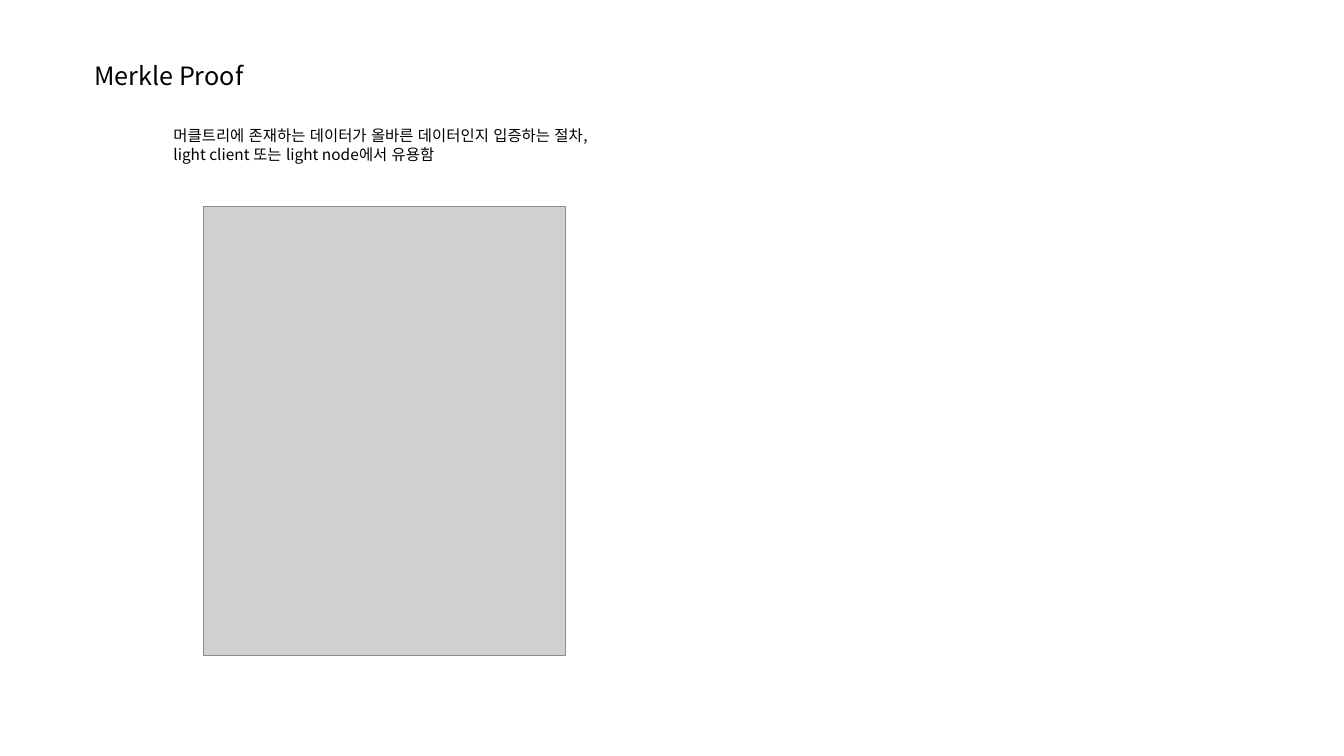
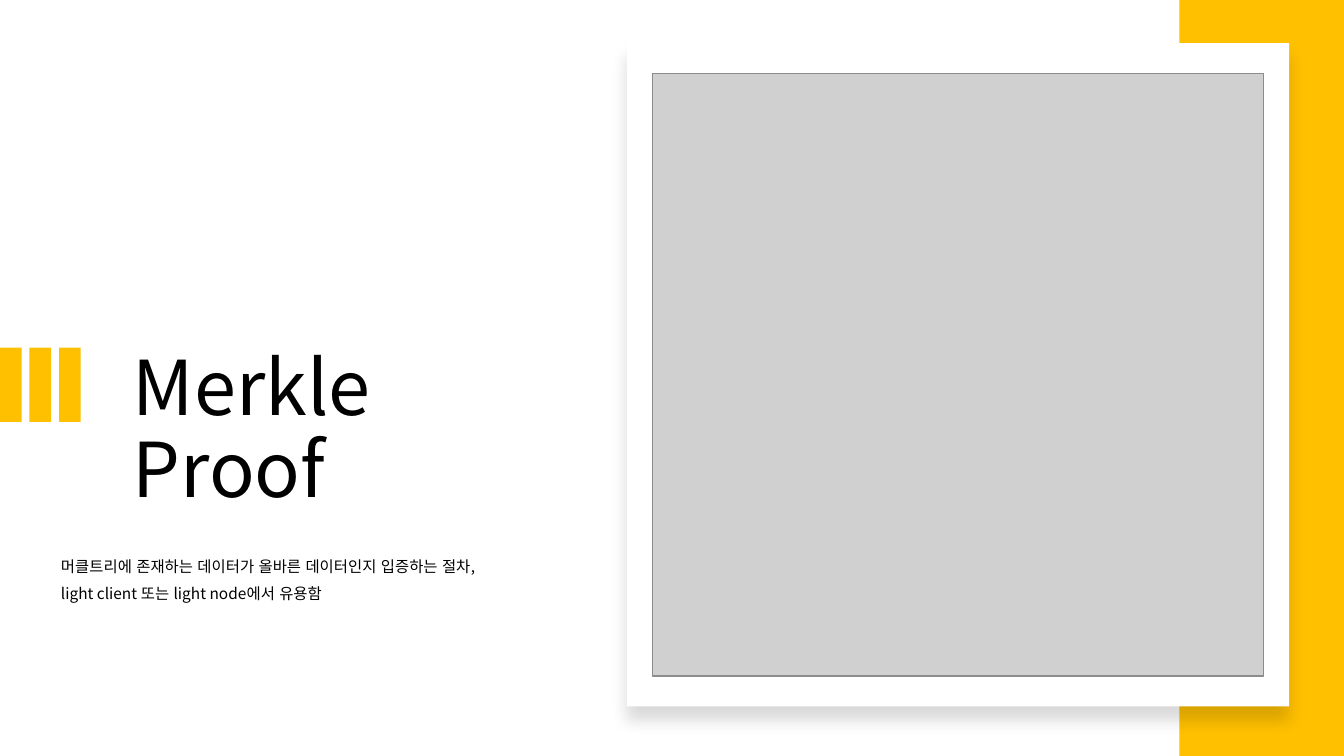
Before and after one commit to hypermusic80/eth_web3, a slide deck: slide 11 of 이더리움구축.pptx (slide 8 before the commit). Drawn at 1344x756 pixels with LibreOffice and Linux fonts; fonts in the diff are those of the drawing; grey boxes stand for pictures. Boxes give left, top, right and bottom in pixels: in the first picture for what was removed or moved away, otherwise in the second. Text is boxed around its words. In the diff, an @@ line names an element or a change of style, - is before the commit and + after.

```diff
--- a/이더리움구축.pptx
+++ b/이더리움구축.pptx
@@ rectangle added at <box>1180,0,1344,756</box>, fill #FFC000 @@
@@ rectangle added at <box>627,43,1290,707</box>, fill #FFFFFF @@
@@ picture: place and size @@
-picture at <box>204,207,566,656</box>
+picture at <box>653,74,1263,677</box>
@@ rectangle added at <box>0,348,21,422</box>, fill #FFC000 @@
@@ rectangle added at <box>29,348,50,422</box>, fill #FFC000 @@
@@ rectangle added at <box>59,348,81,422</box>, fill #FFC000 @@
@@ text "Merkle Proof": place and size @@
-text "Merkle Proof" at <box>94,64,243,86</box>
+text "Merkle Proof" at <box>133,354,371,498</box>
@@ text "Merkle Proof" at <box>133,354,371,498</box>: size 18 to 54 pt; line spacing 1 to 0.9; more space between paragraphs @@
@@ text "머클트리에 존재하는 데이터가 올바른 데이터인지 ...": place and size @@
-text "머클트리에 존재하는 데이터가 올바른 데이터인지 ..." at <box>173,128,587,164</box>
+text "머클트리에 존재하는 데이터가 올바른 데이터인지 ..." at <box>61,559,475,603</box>
@@ text "머클트리에 존재하는 데이터가 올바른 데이터인지 ..." at <box>61,559,475,603</box>: more space between paragraphs @@
```
Also in this commit, not shown: 1 other slide changed, 12 slides added.
